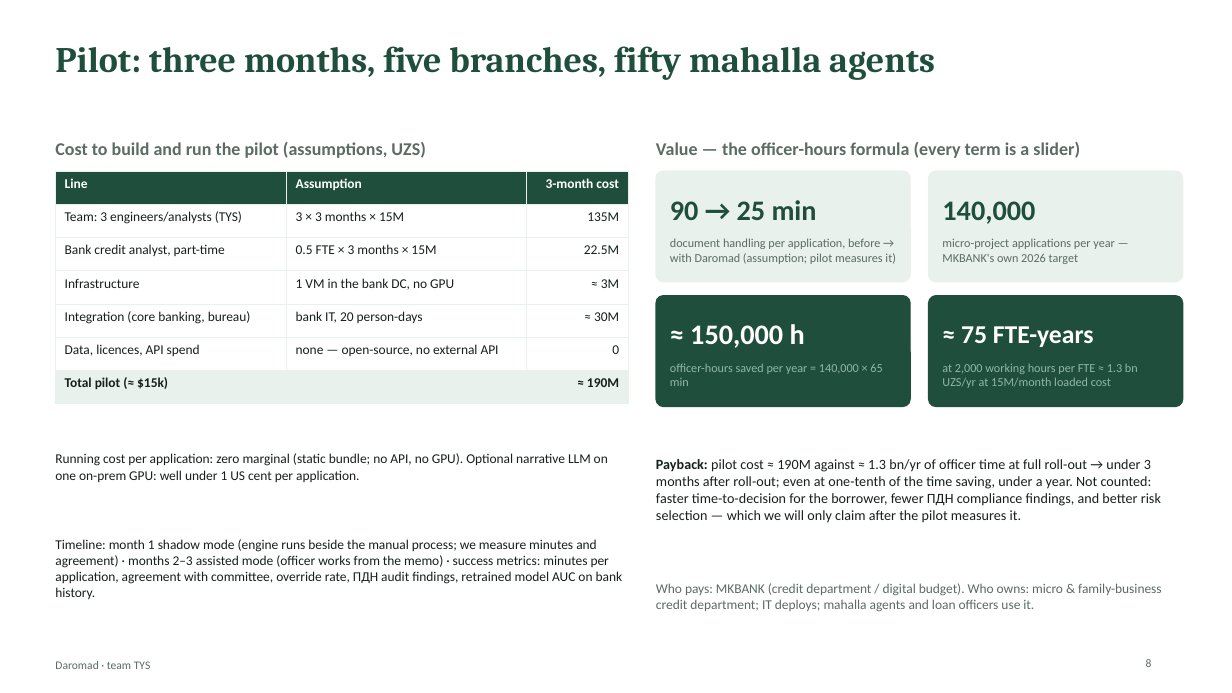
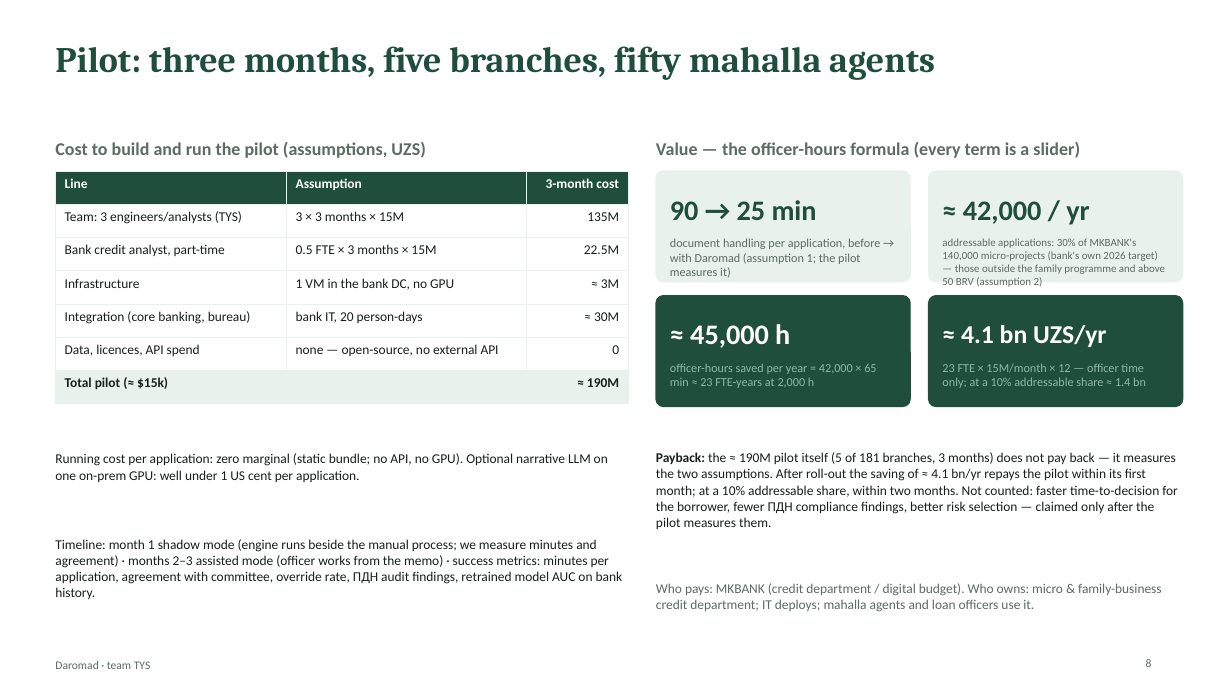
Before and after one commit to hmunisbekk-droid/TYS-fintech, a slide deck: slide 8 of deck/Daromad_TYS_deck.pptx. Drawn at 1232x693 pixels with LibreOffice and Linux fonts; fonts in the diff are those of the drawing. Boxes give left, top, right and bottom in pixels: in the first picture for what was removed or moved away, otherwise in the second. Text is boxed around its words. In the diff, an @@ line names an element or a change of style, - is before the commit and + after.

```diff
--- a/deck/Daromad_TYS_deck.pptx
+++ b/deck/Daromad_TYS_deck.pptx
@@ text at [963,201,1089,225]: text changed @@
-140,000
+≈ 42,000 / yr
@@ text at [670,238,880,277]: text changed @@
-document handling per application, before → with Daromad (assumption; pilot measures it)
+document handling per application, before → with Daromad (assumption 1; the pilot measures it)
@@ text at [942,238,1165,287]: text changed; size 9.5 to 8.5 pt @@
-micro-project applications per year — MKBANK's own 2026 target
+addressable applications: 30% of MKBANK's 140,000 micro-projects (bank's own 2026 target) — those outside the family programme and above 50 BRV (assumption 2)
@@ text at [690,324,790,348]: text changed @@
-≈ 150,000 h
+≈ 45,000 h
@@ text at [961,325,1107,347]: text changed @@
-≈ 75 FTE-years
+≈ 4.1 bn UZS/yr
@@ text at [670,364,876,388]: text changed @@
-officer-hours saved per year = 140,000 × 65 min
+officer-hours saved per year = 42,000 × 65 min ≈ 23 FTE-years at 2,000 h
@@ text at [942,363,1146,388]: text changed @@
-at 2,000 working hours per FTE ≈ 1.3 bn UZS/yr at 15M/month loaded cost
+23 FTE × 15M/month × 12 — officer time only; at a 10% addressable share ≈ 1.4 bn
@@ text at [656,452,1178,529]: text changed; size 11 to 10.5 pt @@
-Payback: pilot cost ≈ 190M against ≈ 1.3 bn/yr of officer time at full roll-out → under 3 months after roll-out; even at one-tenth of the time saving, under a year. Not counted: faster time-to-decision for the borrower, fewer ПДН compliance findings, and better risk selection — which we will only claim after the pilot measures it.
+Payback: the ≈ 190M pilot itself (5 of 181 branches, 3 months) does not pay back — it measures the two assumptions. After roll-out the saving of ≈ 4.1 bn/yr repays the pilot within its first month; at a 10% addressable share, within two months. Not counted: faster time-to-decision for the borrower, fewer ПДН compliance findings, better risk selection — claimed only after the pilot measures them.
```
Also in this commit, not shown: 4 other slides changed, 20 other files.
